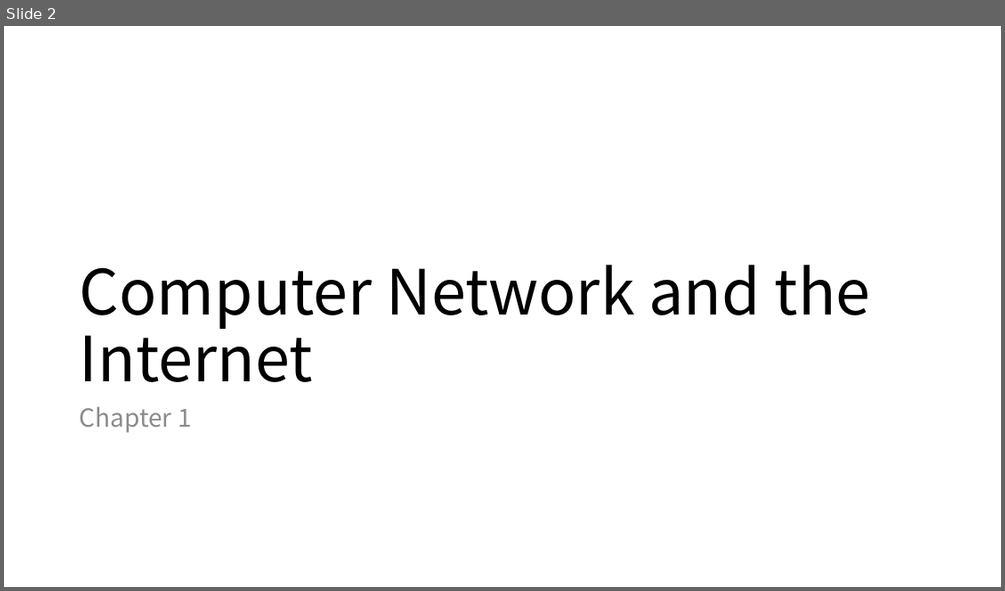
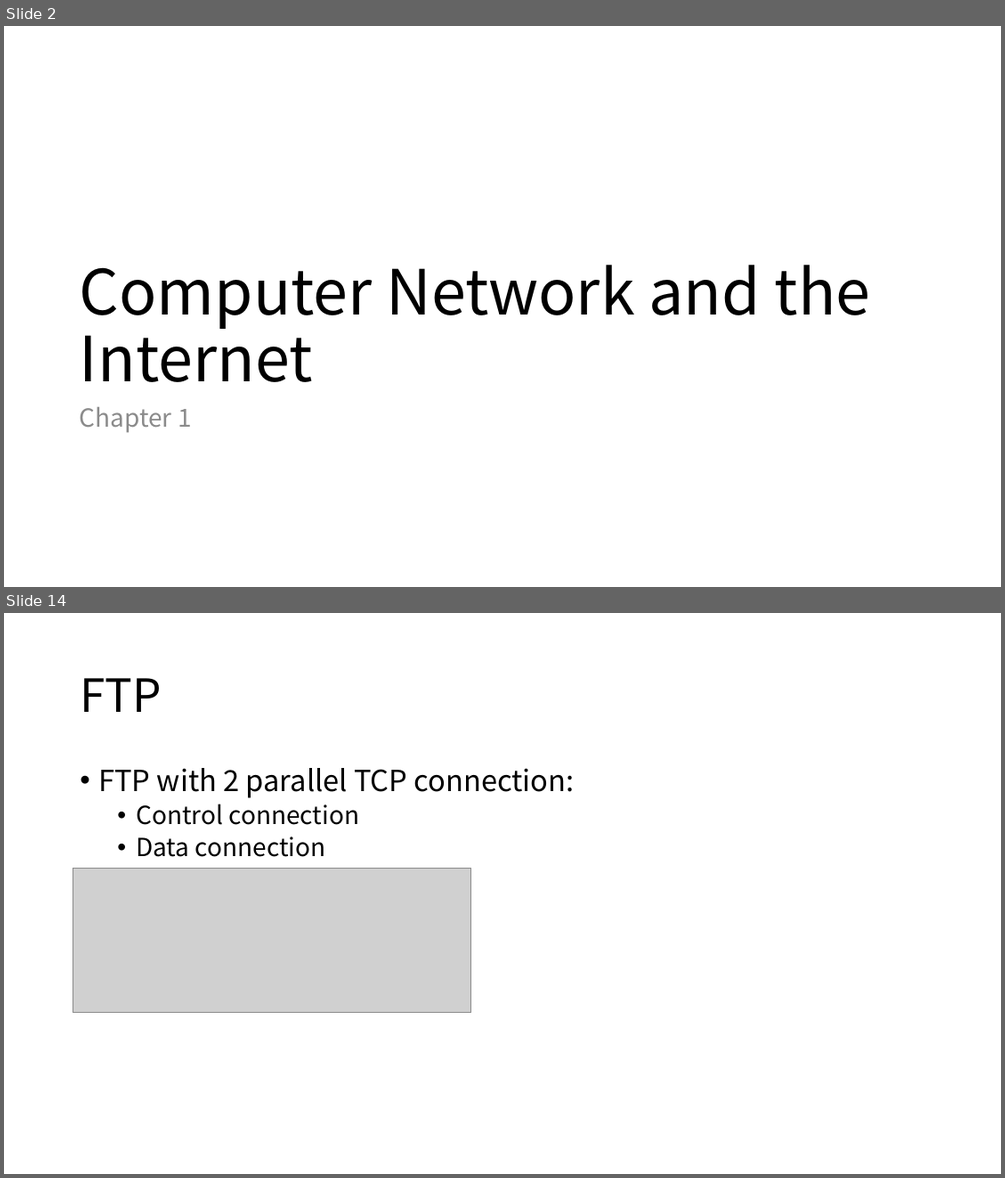
Before and after one commit to Lyther/wiki, a slide deck: docs/assets/Computer Network.pptx. Shown one above the other, each under a label of ours: slide 2 before the commit, slides 2 and 14 after it; the slides between them are not shown. The pictures are 1005x591 and 1005x1178 pixels, drawn with LibreOffice and Linux fonts; fonts in the diff are those of the drawing; grey boxes stand for pictures. Boxes give left, top, right and bottom in pixels: in the first picture for what was removed or moved away, otherwise in the second. Text is boxed around its words. In the diff, an @@ line names an element or a change of style, - is before the commit and + after.

```diff
--- a/docs/assets/Computer Network.pptx
+++ b/docs/assets/Computer Network.pptx
@@ slide 14 added at [4, 613, 1001, 1174], background #FFFFFF @@
@@ title added at [80, 678, 162, 712], 44 pt, text #000000 @@
+FTP
@@ text added at [98, 768, 574, 857], 24 pt, text #000000 @@
+• FTP with 2 parallel TCP connection:
+  • Control connection
+  • Data connection
@@ picture added at [73, 868, 471, 1013] @@
```
Also in this commit, not shown: 26 other slides added, 6 other files.
